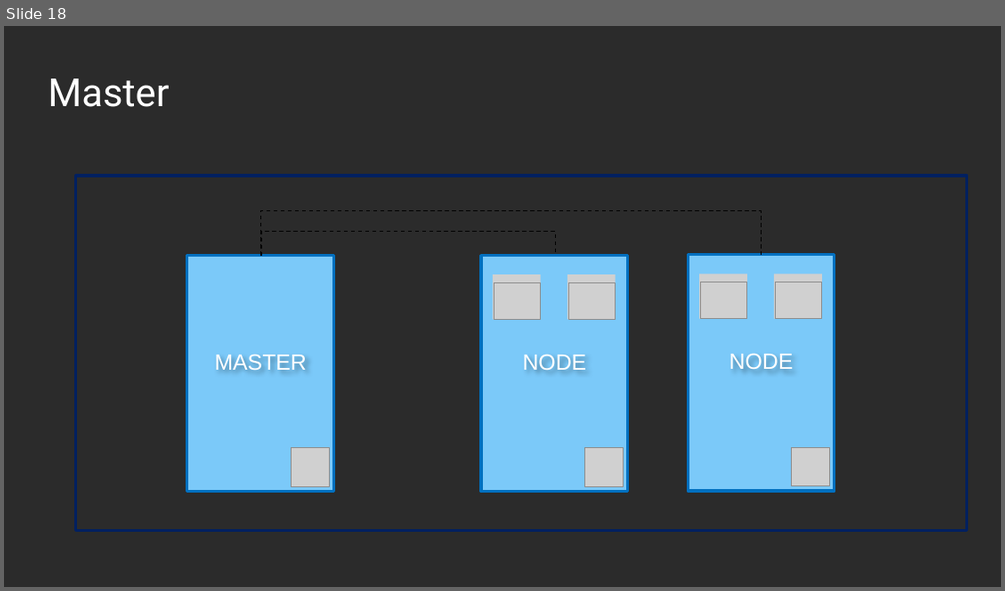
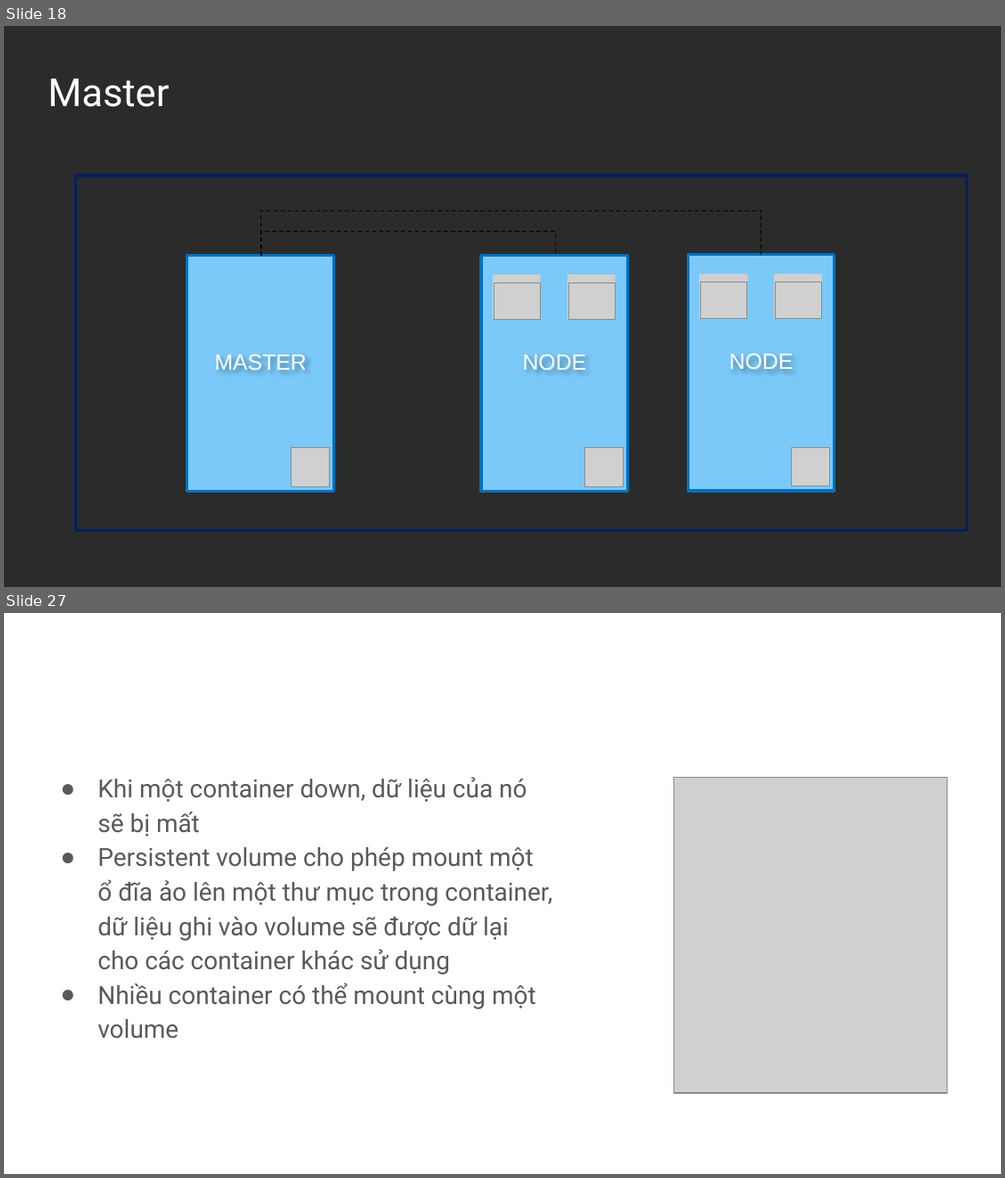
Before and after one commit to tungvt-my-personal-project/learn-kubernetes, a slide deck: slide-dao-tao/Kubernetes-cho-người-mới-bắt-đầu.pptx. Shown one above the other, each under a label of ours: slide 18 before the commit, slides 18 and 27 after it; the slides between them are not shown. The pictures are 1005x591 and 1005x1178 pixels, drawn with LibreOffice and Linux fonts; fonts in the diff are those of the drawing; grey boxes stand for pictures; background and template pictures are left out; a plain dark background stands for a picture behind light text. Boxes give left, top, right and bottom in pixels: in the first picture for what was removed or moved away, otherwise in the second. Text is boxed around its words. In the diff, an @@ line names an element or a change of style, - is before the commit and + after.

```diff
--- a/slide-dao-tao/Kubernetes-cho-người-mới-bắt-đầu.pptx
+++ b/slide-dao-tao/Kubernetes-cho-người-mới-bắt-đầu.pptx
@@ slide 27 added at <box>4,613,1001,1174</box>, background picture (left out) @@
@@ title added at <box>38,645,967,707</box>, 28 pt, text #FFFFFF @@
+Persitent volume
@@ text added at <box>97,777,552,1038</box>, 18 pt, text #595959 @@
+● Khi một container down, dữ liệu của nó sẽ bị mất
+● Persistent volume cho phép mount một ổ đĩa ảo lên một thư mục trong container, dữ liệu ghi vào volume sẽ được dữ lại cho các container khác sử dụng
+● Nhiều container có thể mount cùng một volume
@@ picture added at <box>674,778,947,1093</box> @@
```
Also in this commit, not shown: 8 other slides added, 1 slide removed.
